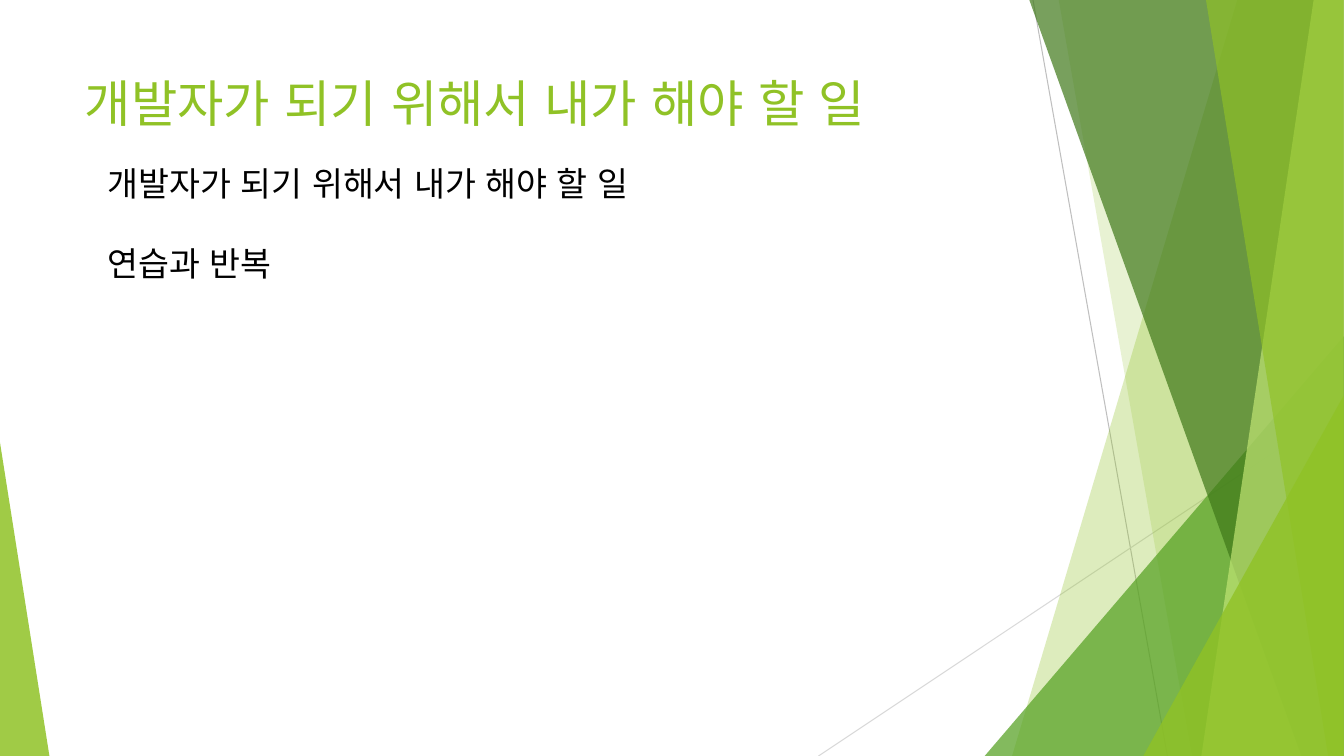
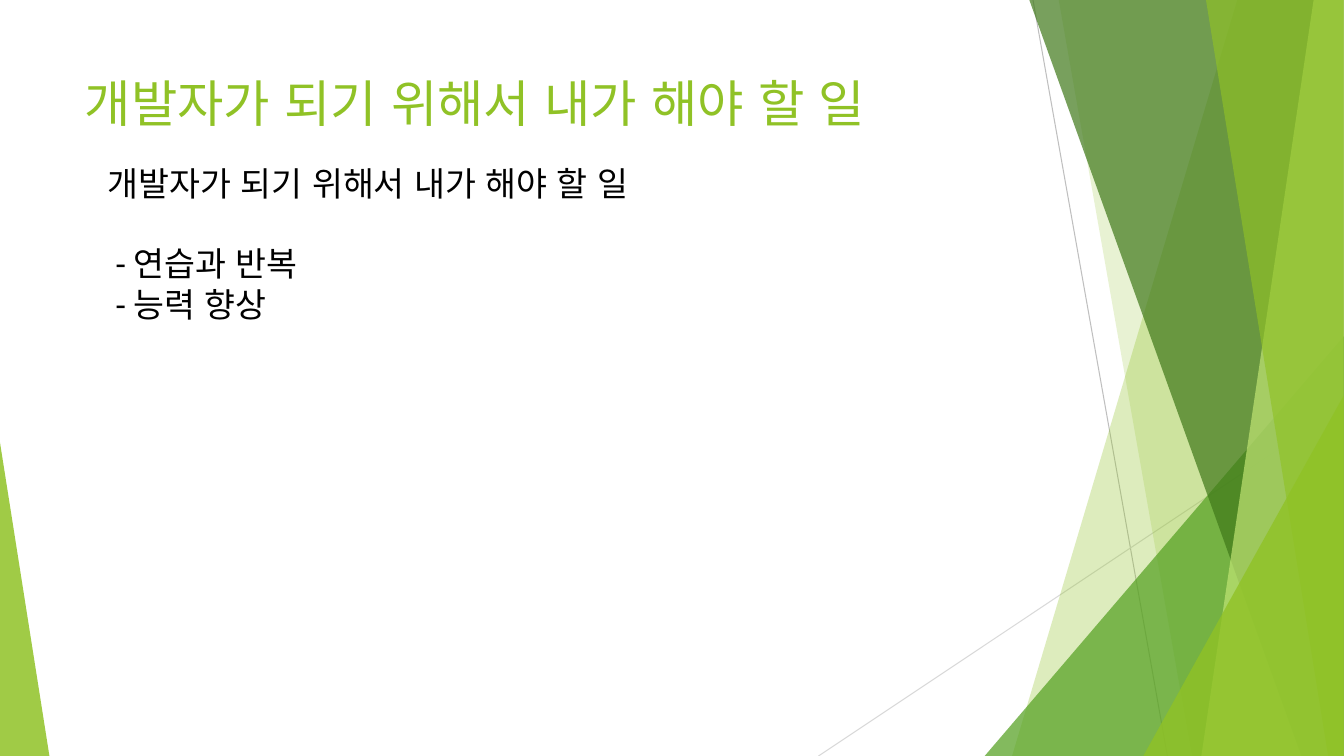
Before and after one commit to sh1nheewon/Biz-2023-11-505-java, a slide deck: slide 6 of 개발자의삶_신희원.pptx. Drawn at 1344x756 pixels with LibreOffice and Linux fonts; fonts in the diff are those of the drawing. Boxes give left, top, right and bottom in pixels: in the first picture for what was removed or moved away, otherwise in the second. Text is boxed around its words. In the diff, an @@ line names an element or a change of style, - is before the commit and + after.

```diff
--- a/개발자의삶_신희원.pptx
+++ b/개발자의삶_신희원.pptx
@@ text at [134,248,298,320]: text changed @@
-연습과 반복
+- 연습과 반복
+- 능력 향상
```
Also in this commit, not shown: 2 other slides changed, 23 other files.
